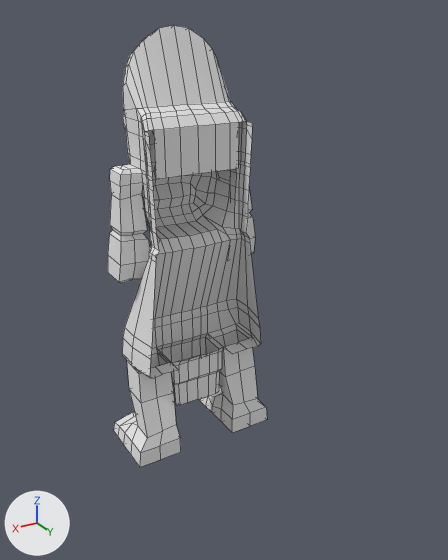
A saved change to the OBJ model mge_v17_student_version/assets/mge/models/relic_statue.obj.
Camera for both pictures: a camera (50 mm lens) standing at (47.4, 90.3, 65.7) and looking at (-0.2, 10.9, 26.0). Lighting does not change. The marker at lower left points along +X, +Y and +Z. Mesh edges are drawn as thin lines. Where no turn or scale is listed for an object, it has been applied to the vertices.

Script lines for the objects in view, before the commit:
```python
me_relic_statue = bpy.data.meshes.new('relic_statue')
me_relic_statue.from_pydata(...)  # 706 vertices, 678 faces; spans x -14.0..14.1, y -8.6..5.7, z -10.0..64.0
me_relic_statue.materials.append(mat_initialshadinggroup)  # white #e7e7e7
ob_relic_statue = bpy.data.objects.new('relic_statue', me_relic_statue)
ob_relic_statue.location = (0.0, 0.0, 0.0)
```
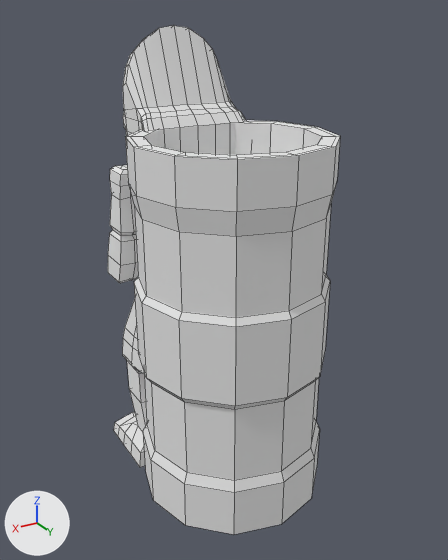
Diff of the bpy script that builds the scene:
```diff
--- a/mge_v17_student_version/assets/mge/models/relic_statue.obj.py
+++ b/mge_v17_student_version/assets/mge/models/relic_statue.obj.py
@@ me_relic_statue @@
 # used by ob_relic_statue; location = (0.0, 0.0, 0.0)
-me_relic_statue.from_pydata(...)  # 706 vertices, 678 faces; spans x -14.0..14.1, y -8.6..5.7, z -10.0..64.0
+me_relic_statue.from_pydata(...)  # 860 vertices, 829 faces; spans x -15.5..15.5, y -8.6..29.3, z -10.0..64.0
+# me_relic_statue part 1: a new loose piece of 154 vertices spanning x -15.5..15.5, y 0.4..29.3, z -10.0..49.5, in mat_initialshadinggroup (white #e7e7e7)
 me_relic_statue.materials.append(mat_initialshadinggroup)
```

Location of each change, [x1, y1, x2, y2] in pixels of the pictures (448 x 560 px):
'relic_statue', reshaped (46% wider, 15% taller): before [108, 25, 267, 467]; after [108, 25, 340, 534]
part 1 of me_relic_statue, added: after [125, 120, 340, 534]
